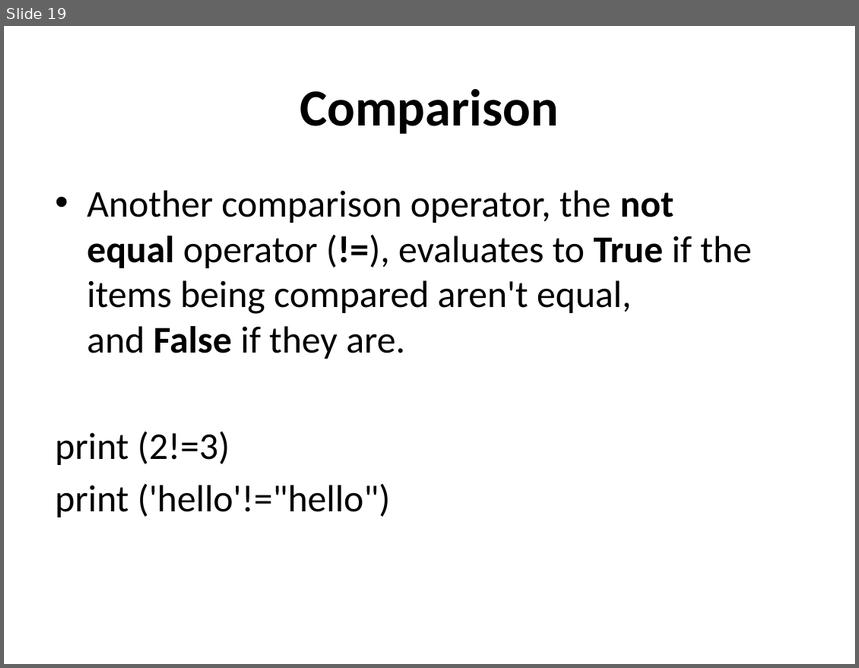
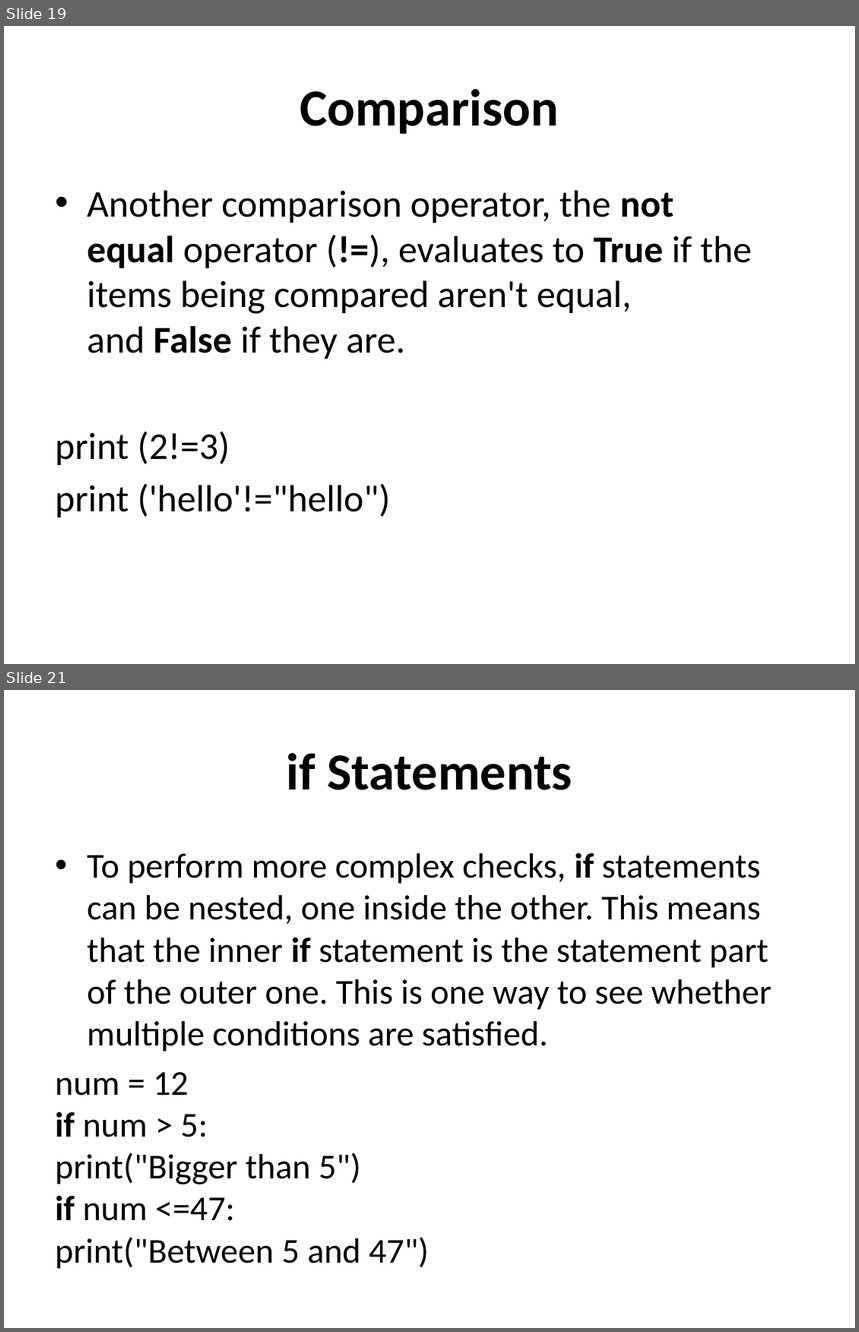
Before and after one commit to sip11/python, a slide deck: What is Python.pptx. Shown one above the other, each under a label of ours: slide 19 before the commit, slides 19 and 21 after it; the slides between them are not shown. The pictures are 859x668 and 859x1332 pixels, drawn with LibreOffice and Linux fonts; fonts in the diff are those of the drawing. Boxes give left, top, right and bottom in pixels: in the first picture for what was removed or moved away, otherwise in the second. Text is boxed around its words. In the diff, an @@ line names an element or a change of style, - is before the commit and + after.

```diff
--- a/What is Python.pptx
+++ b/What is Python.pptx
@@ slide 21 added at (4, 690, 855, 1328), background #FFFFFF @@
@@ title added at (286, 753, 572, 790), 44 pt, text #000000, bold @@
+if Statements
@@ text added at (55, 853, 772, 1269), 29.6 pt, text #000000 @@
+• To perform more complex checks, if statements can be nested, one inside the other. This means that the inner if statement is the statement part of the outer one. This is one way to see whether multiple conditions are satisfied.
+num = 12
+if num > 5:
+print("Bigger than 5")
+if num <=47:
+print("Between 5 and 47")
```
Also in this commit, not shown: 1 slide changed, 8 other slides added, 1 slide removed.
